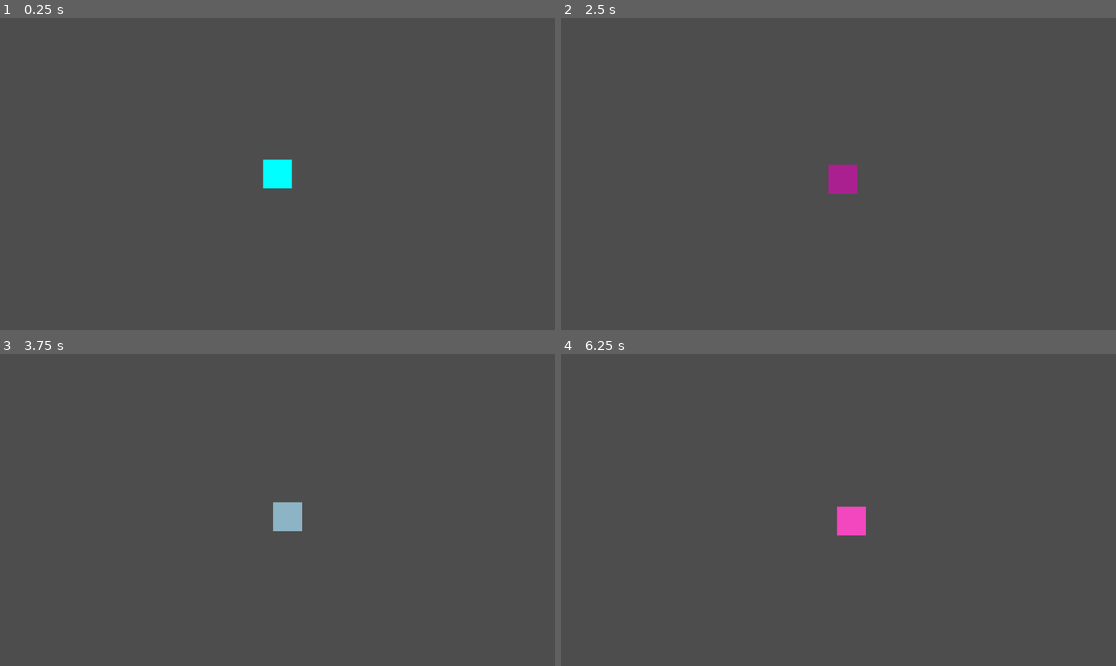
Above: before the commit, frames 1-4 (two rows, left to right).
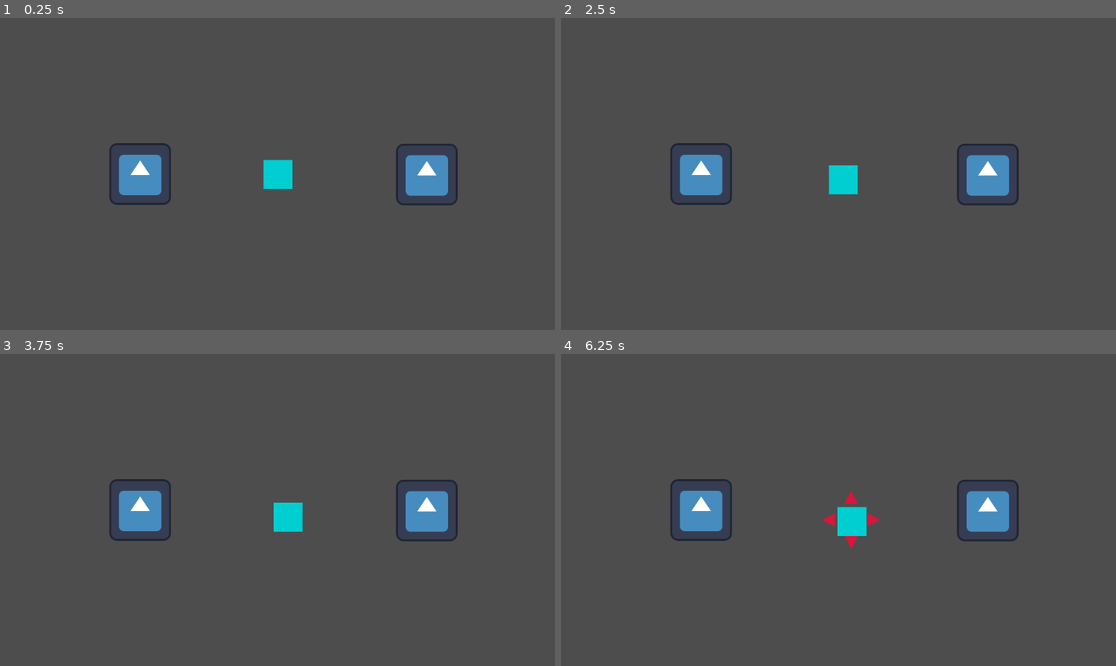
Above: after the commit, the same moments.

Repository: AkspertLemon/youAreAWeapon
Game: Godot game, scene res://Scenes/node_2d.tscn
Two runs of this game, one before a commit and one after it. Both use one fixed random seed, a clock stepped at 60 frames per second and the inputs below. Before the commit the project has no main scene; this scene is started directly in both runs. The engine's default icon, where the game draws it, is replaced by a stand-in: a white triangle on a blue panel in a dark square.
Inputs:
- Up to frame 1 (0.25 s): no input
- Up to frame 2 (2.5 s): tap Enter (ui_accept) at 0.5, 0.77, 1.07, 1.52, 1.82 s; tap A (move_a) at 0.6 s; tap D (move_d) at 0.8, 1.35 s; tap S (move_s) at 1.55, 2.1 s; tap W (move_w) at 2.3 s
- Up to frame 3 (3.75 s): tap Enter (ui_accept) at 2.75, 3.02, 3.05, 3.32, 3.6 s; tap W (move_w) at 2.85 s
- Up to frame 4 (6.25 s): tap Enter (ui_accept) at 3.77, 4.07, 4.52, 4.82, 5.75, 6.02 s; tap A (move_a) at 3.8, 4.35 s; tap D (move_d) at 4.55, 5.1 s; tap S (move_s) at 5.3, 5.85 s; tap W (move_w) at 6.05 s

The runs differ from the first frame. In frame 1, 3.1% of the frame differs, in the area x 19-83%, y 40-61%; in frame 2, 3.1%; in frame 3, 3.1%; in frame 4, 3.3%, in the area x 19-83%, y 40-63%.

Commit message:
Bomb now explodes, collour tweening scene updated

Diff:
--- /dev/null
+++ b/Player/bomb_player.tscn
@@ -0,0 +1,27 @@
+[gd_scene load_steps=4 format=3 uid="uid://1045u2o5op2"]
+
+[ext_resource type="Script" path="res://Scripts/bombPlayer.gd" id="1_4ce6x"]
+
+[sub_resource type="BoxMesh" id="BoxMesh_j1stm"]
+
+[sub_resource type="RectangleShape2D" id="RectangleShape2D_deqb2"]
+size = Vector2(20.25, 20.125)
+
+[node name="BombPlayer" type="RigidBody2D"]
+script = ExtResource("1_4ce6x")
+
+[node name="MeshInstance2D" type="MeshInstance2D" parent="."]
+modulate = Color(0, 0.807843, 0.819608, 1)
+scale = Vector2(60, 60)
+mesh = SubResource("BoxMesh_j1stm")
+
+[node name="CollisionShape2D" type="CollisionShape2D" parent="."]
+position = Vector2(0, -0.5)
+scale = Vector2(3, 3)
+shape = SubResource("RectangleShape2D_deqb2")
+
+[node name="Timer" type="Timer" parent="."]
+wait_time = 6.0
+autostart = true
+
+[connection signal="timeout" from="Timer" to="." method="explode_timeout"]
--- a/Scenes/node_2d.tscn
+++ b/Scenes/node_2d.tscn
@@ -1,29 +1,18 @@
-[gd_scene load_steps=5 format=3 uid="uid://nxfve2m44s7n"]
+[gd_scene load_steps=6 format=3 uid="uid://nxfve2m44s7n"]
 
-[ext_resource type="Script" path="res://Scripts/rigid_body_2d.gd" id="1_1y28n"]
-
-[sub_resource type="BoxMesh" id="BoxMesh_j1stm"]
-
-[sub_resource type="RectangleShape2D" id="RectangleShape2D_deqb2"]
-size = Vector2(20.25, 23.25)
+[ext_resource type="Script" path="res://Scripts/LevelScript.gd" id="1_7ry5l"]
+[ext_resource type="PackedScene" uid="uid://1045u2o5op2" path="res://Player/bomb_player.tscn" id="1_dhv48"]
+[ext_resource type="Texture2D" uid="uid://c77ofpr6da8mh" path="res://icon.svg" id="3_j8mmp"]
 
 [sub_resource type="WorldBoundaryShape2D" id="WorldBoundaryShape2D_4pgs6"]
 
-[node name="Node2D" type="Node2D"]
+[sub_resource type="CircleShape2D" id="CircleShape2D_f85v8"]
+radius = 60.9262
+
+[node name="main" type="Node2D"]
+script = ExtResource("1_7ry5l")
 
 [node name="Camera2D" type="Camera2D" parent="."]
-
-[node name="RigidBody2D" type="RigidBody2D" parent="."]
-script = ExtResource("1_1y28n")
-
-[node name="MeshInstance2D" type="MeshInstance2D" parent="RigidBody2D"]
-modulate = Color(0, 1, 1, 1)
-scale = Vector2(160, 160)
-mesh = SubResource("BoxMesh_j1stm")
-
-[node name="CollisionShape2D" type="CollisionShape2D" parent="RigidBody2D"]
-scale = Vector2(8, 8)
-shape = SubResource("RectangleShape2D_deqb2")
 
 [node name="StaticBody2D" type="StaticBody2D" parent="."]
 position = Vector2(0, 325)
@@ -40,3 +29,29 @@
 position = Vector2(0, -648)
 rotation = 3.14159
 shape = SubResource("WorldBoundaryShape2D_4pgs6")
+
+[node name="BombPlayer" parent="." instance=ExtResource("1_dhv48")]
+position = Vector2(1, 1)
+
+[node name="BombTimer" type="Timer" parent="."]
+wait_time = 4.0
+
+[node name="StaticBody2D2" type="StaticBody2D" parent="."]
+position = Vector2(-285, 0)
+
+[node name="Sprite2D" type="Sprite2D" parent="StaticBody2D2"]
+texture = ExtResource("3_j8mmp")
+
+[node name="CollisionShape2D" type="CollisionShape2D" parent="StaticBody2D2"]
+shape = SubResource("CircleShape2D_f85v8")
+
+[node name="StaticBody2D3" type="StaticBody2D" parent="."]
+position = Vector2(310, 1)
+
+[node name="Sprite2D" type="Sprite2D" parent="StaticBody2D3"]
+texture = ExtResource("3_j8mmp")
+
+[node name="CollisionShape2D" type="CollisionShape2D" parent="StaticBody2D3"]
+shape = SubResource("CircleShape2D_f85v8")
+
+[connection signal="timeout" from="BombTimer" to="BombPlayer" method="_on_bomb_timer_timeout"]
--- /dev/null
+++ b/Scenes/tri_projectile.tscn
@@ -0,0 +1,21 @@
+[gd_scene load_steps=3 format=3 uid="uid://cjdwh8wwctkk7"]
+
+[ext_resource type="Texture2D" uid="uid://bdcjib8mr0drr" path="res://Assets/ProjectileTriangle.png" id="1_tndwv"]
+[ext_resource type="Script" path="res://Scripts/tri_projectile.gd" id="2_ytb40"]
+
+[node name="tri_projectile" type="CharacterBody2D"]
+scale = Vector2(0.2, 0.2)
+script = ExtResource("2_ytb40")
+
+[node name="Sprite2D" type="Sprite2D" parent="."]
+texture = ExtResource("1_tndwv")
+
+[node name="CollisionPolygon2D" type="CollisionPolygon2D" parent="."]
+polygon = PackedVector2Array(-64, 63, 63, 64, -1, -64)
+disabled = true
+
+[node name="Timer" type="Timer" parent="."]
+wait_time = 5.0
+autostart = true
+
+[connection signal="timeout" from="Timer" to="." method="_on_life_timeout"]
--- /dev/null
+++ b/Scripts/LevelScript.gd
@@ -0,0 +1,6 @@
+extends Node2D
+
+
+# Called when the node enters the scene tree for the first time.
+func _ready() -> void:
+	$BombTimer.start()
--- /dev/null
+++ b/Scripts/bombPlayer.gd
@@ -0,0 +1,38 @@
+extends RigidBody2D
+
+@onready var main = get_tree().get_root().get_node("main")
+@onready var projectile = load("res://Scenes/tri_projectile.tscn")
+var size = 3
+
+# Called when the node enters the scene tree for the first time.
+func _ready() -> void:
+	$MeshInstance2D.modulate = Color.DARK_TURQUOISE
+	for n in range(2):
+		$CollisionShape2D.scale[n] = size
+		$MeshInstance2D.scale[n]=size*20
+
+# Called every frame. 'delta' is the elapsed time since the previous frame.
+func _process(delta: float) -> void:
+	var input = Vector2.ZERO
+	input.x = Input.get_axis("move_a","move_d")
+	input.y = Input.get_axis("move_w",'move_s')
+	apply_central_force(input*delta*10000)
+
+
+func _on_bomb_timer_timeout() -> void:
+	var tween := create_tween().bind_node(self).set_trans(Tween.TRANS_QUART).set_parallel(false)
+	tween.tween_property($MeshInstance2D, "modulate", Color.CRIMSON, 2)
+	tween.tween_property($MeshInstance2D, "modulate", Color.DARK_TURQUOISE, 0)
+
+
+func explode() -> void:
+	for n in range(4):
+		var instance = projectile.instantiate()
+		instance.dir = rotation+(PI*(n-1)*0.5)
+		instance.spawnPos = global_position
+		instance.spawnRot = rotation+(PI*(n-1)*0.5)
+		main.add_child.call_deferred(instance)
+
+
+func explode_timeout() -> void:
+	explode()
--- a/Scripts/rigid_body_2d.gd
+++ /dev/null
@@ -1,21 +0,0 @@
-extends RigidBody2D
-
-var size = 3
-# Called when the node enters the scene tree for the first time.
-func _ready() -> void:
-	for n in range(2):
-		$CollisionShape2D.scale[n] = size
-		$MeshInstance2D.scale[n]=size*20
-		#print(str($MeshInstance2D.scale[n])+' '+str($CollisionShape2D.scale[n]))
-	print($MeshInstance2D.modulate)
-
-# Called every frame. 'delta' is the elapsed time since the previous frame.
-func _process(delta: float) -> void:
-	var input = Vector2.ZERO
-	input.x = Input.get_axis("move_a","move_d")
-	input.y = Input.get_axis("move_w",'move_s')
-	apply_central_force(input*delta*10000)
-func _unhandled_input(event: InputEvent) -> void:
-	if Input.is_action_just_pressed("ui_accept"):
-		for n in range(3):
-			$MeshInstance2D.modulate[n]=randf_range(0,1)
--- /dev/null
+++ b/Scripts/tri_projectile.gd
@@ -0,0 +1,18 @@
+extends CharacterBody2D
+var SPEED = 200
+var dir:float
+var spawnPos:Vector2
+var spawnRot:float
+
+func _ready() -> void:
+	global_position=spawnPos
+	global_rotation=spawnRot
+	#$Sprite2D.rotation=spawnRot
+
+func _physics_process(delta: float) -> void:
+	velocity=Vector2(0,-SPEED).rotated(dir)
+	move_and_slide()
+
+
+func _on_life_timeout() -> void:
+	queue_free()
--- a/project.godot
+++ b/project.godot
@@ -11,6 +11,7 @@
 [application]
 
 config/name="ToBeDetermined"
+run/main_scene="res://Scenes/node_2d.tscn"
 config/features=PackedStringArray("4.3", "GL Compatibility")
 config/icon="res://icon.svg"
 
Binary file added: Assets/ProjectileTriangle.png
Not shown, added: Assets/ProjectileTriangle.png.import
